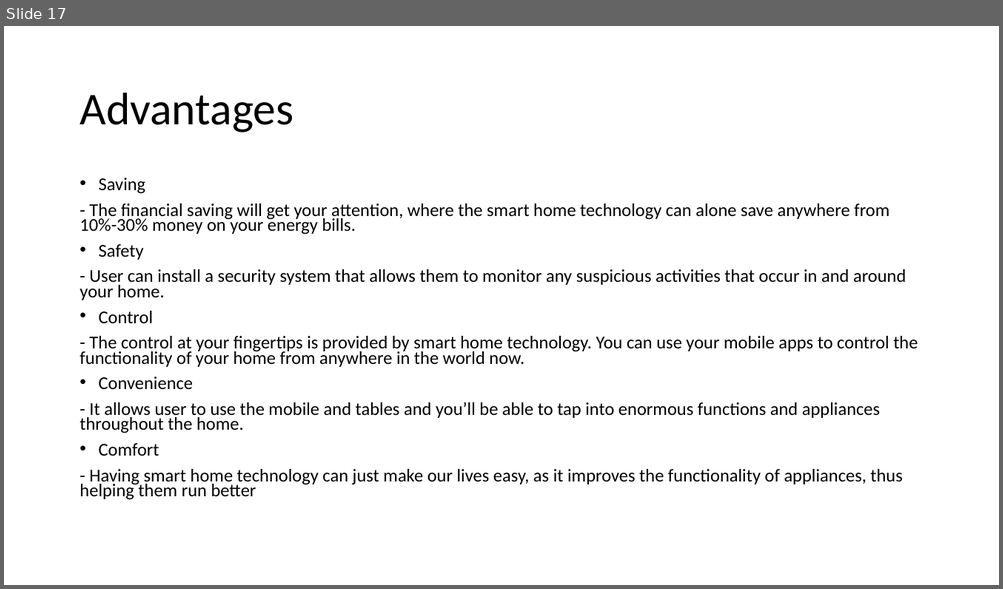
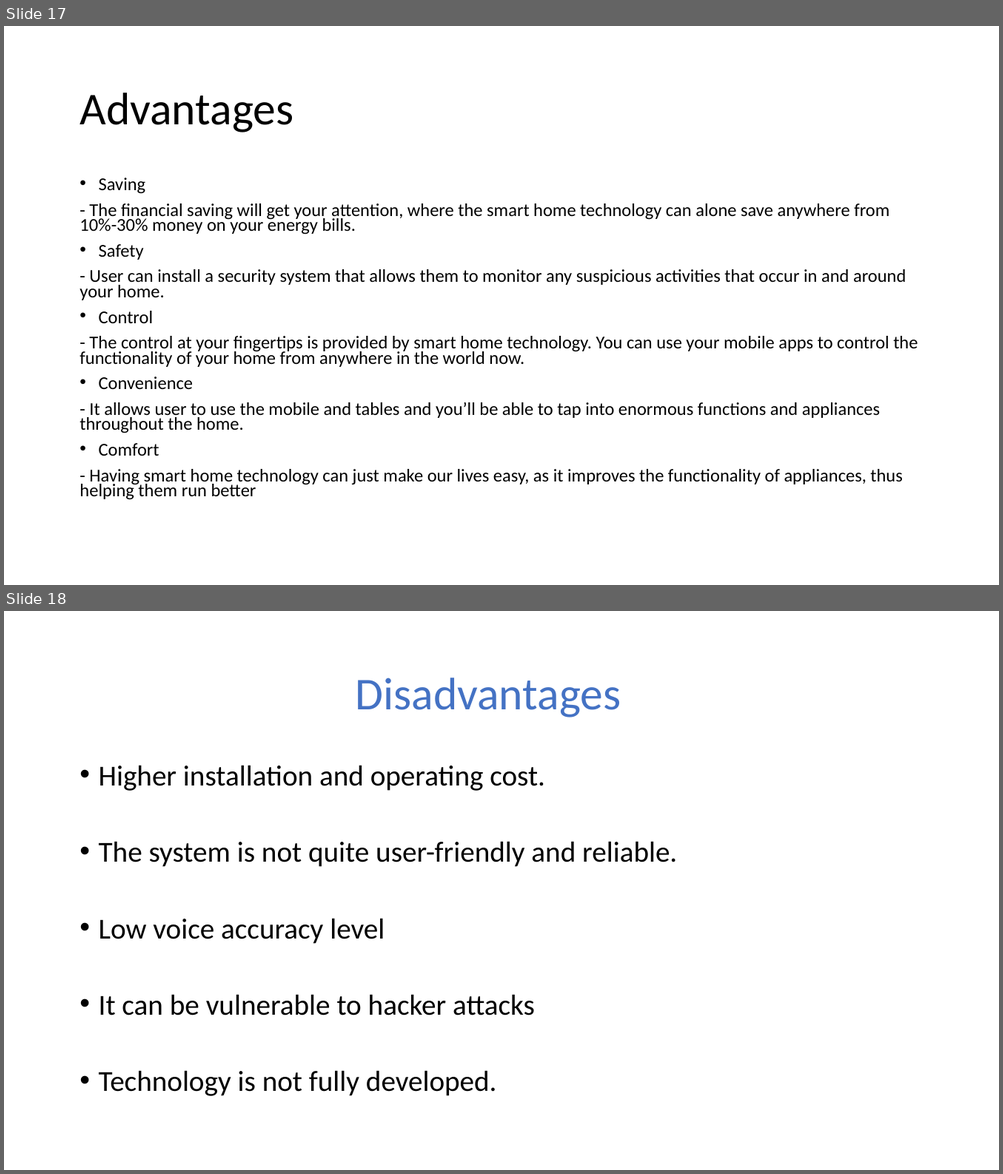
Before and after one commit to Microcontroller-Team-1/winter20-21, a slide deck: Smart Home TeamNoobcoder.pptx. Shown one above the other, each under a label of ours: slide 17 before the commit, slides 17 and 18 after it. The pictures are 1003x589 and 1003x1174 pixels, drawn with LibreOffice and Linux fonts; fonts in the diff are those of the drawing. Boxes give left, top, right and bottom in pixels: in the first picture for what was removed or moved away, otherwise in the second. Text is boxed around its words. In the diff, an @@ line names an element or a change of style, - is before the commit and + after.

```diff
--- a/Smart Home TeamNoobcoder.pptx
+++ b/Smart Home TeamNoobcoder.pptx
@@ slide 18 added at (4, 611, 999, 1170), background #FFFFFF @@
@@ title added at (355, 678, 620, 718), 44 pt, text #4472C4 @@
+Disadvantages
@@ text added at (99, 765, 677, 1096), 28 pt, text #000000 @@
+• Higher installation and operating cost.
+• The system is not quite user-friendly and reliable.
+• Low voice accuracy level
+• It can be vulnerable to hacker attacks
+• Technology is not fully developed.
```
